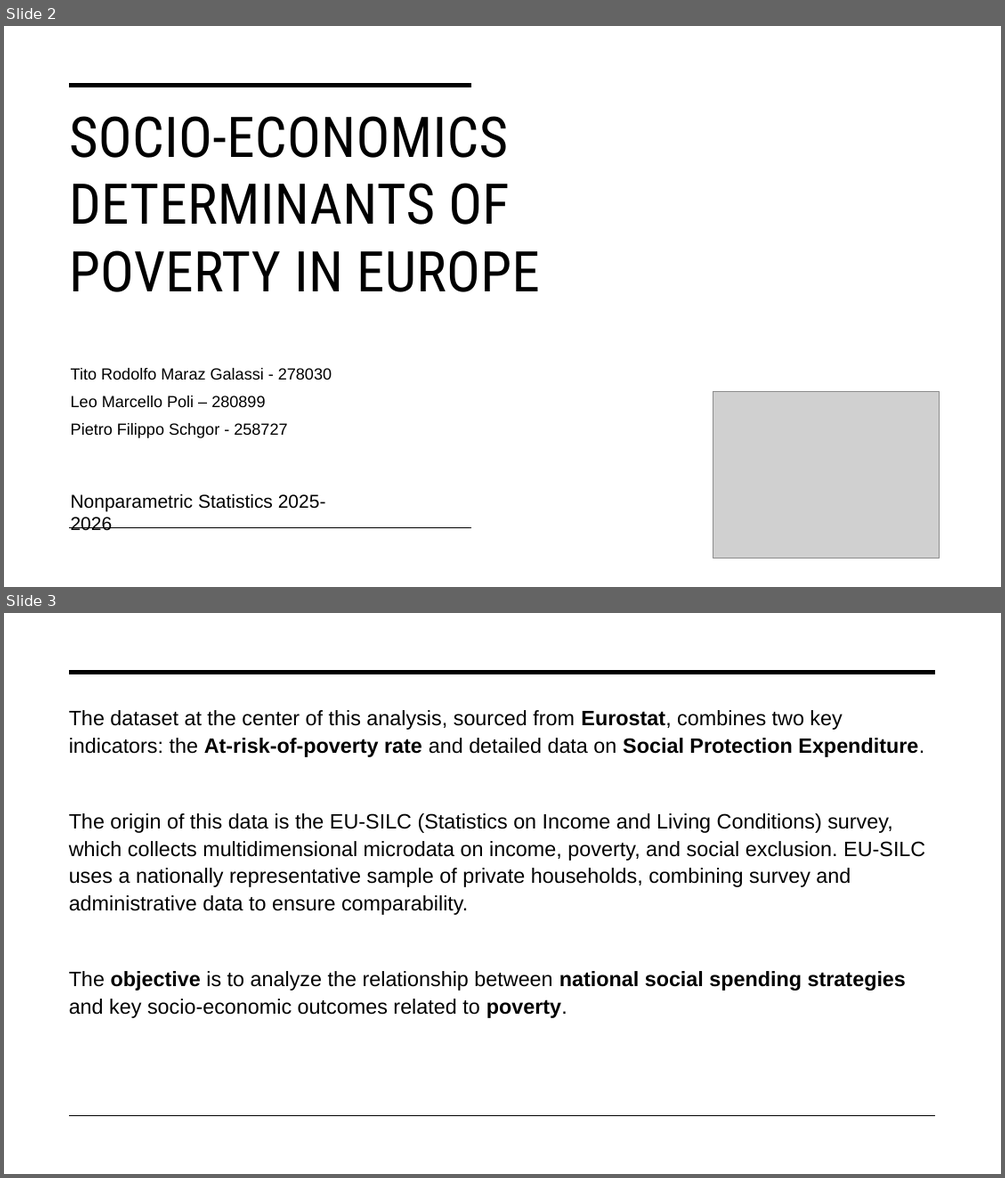
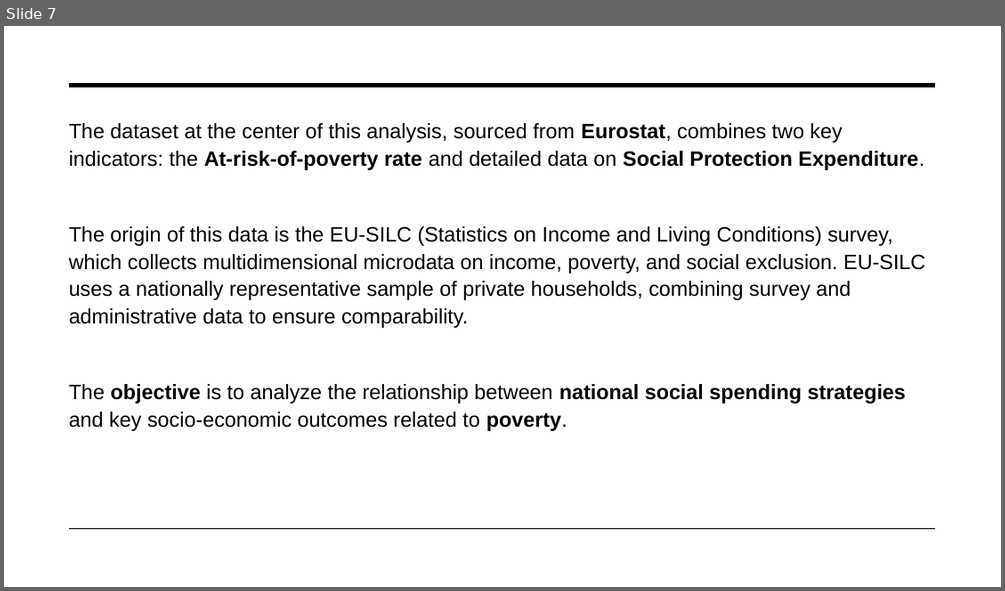
Before and after one commit to TitoMarazG/NPSProject2526, a slide deck: Socio-economics Determinants of Doverty in Europe_ Mid November Presentation.pptx. Shown one above the other, each under a label of ours: slides 2 and 3 before the commit, slide 7 after it. The pictures are 1005x1178 and 1005x591 pixels, drawn with LibreOffice and Linux fonts; fonts in the diff are those of the drawing; grey boxes stand for pictures. Boxes give left, top, right and bottom in pixels: in the first picture for what was removed or moved away, otherwise in the second. Text is boxed around its words. In the diff, an @@ line names an element or a change of style, - is before the commit and + after.

```diff
--- a/Socio-economics Determinants of Doverty in Europe_ Mid November Presentation.pptx
+++ b/Socio-economics Determinants of Doverty in Europe_ Mid November Presentation.pptx
@@ slide 2 removed at (4,26,1001,587), background #FFFFFF @@
@@ line removed from (70, 85) to (471, 85) @@
@@ title removed at (69,116,540,292) @@
-SOCIO-ECONOMICS DETERMINANTS OF POVERTY IN EUROPE
@@ subtitle removed at (71,368,332,438) @@
-Tito Rodolfo Maraz Galassi - 278030
-Leo Marcello Poli – 280899
-Pietro Filippo Schgor - 258727
@@ picture removed at (713,391,939,557) @@
@@ text removed at (71,493,326,531) @@
-Nonparametric Statistics 2025-2026
@@ line removed from (70, 528) to (471, 528) @@
@@ what was slide 3 is now slide 7 @@
```
Also in this commit, not shown: 1 slide changed, 3 slides added, 1 other file.
